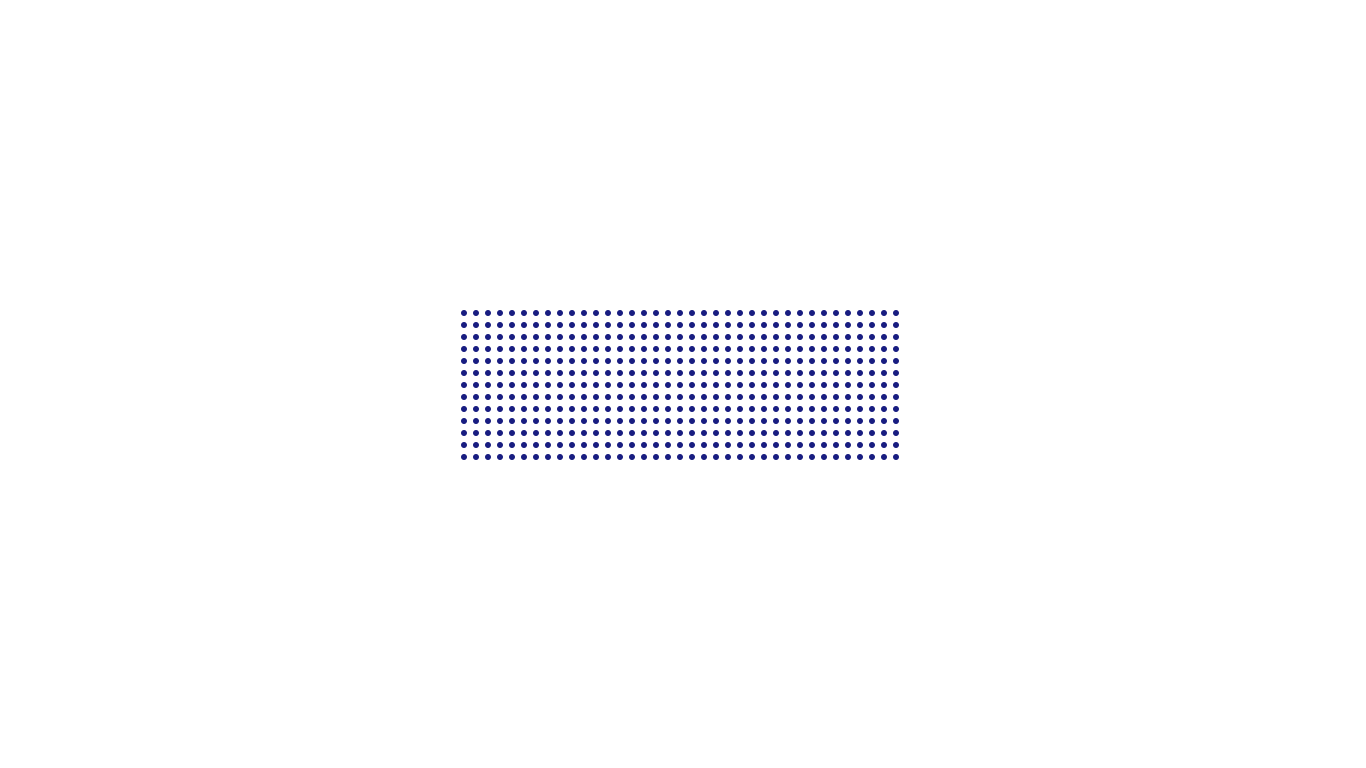
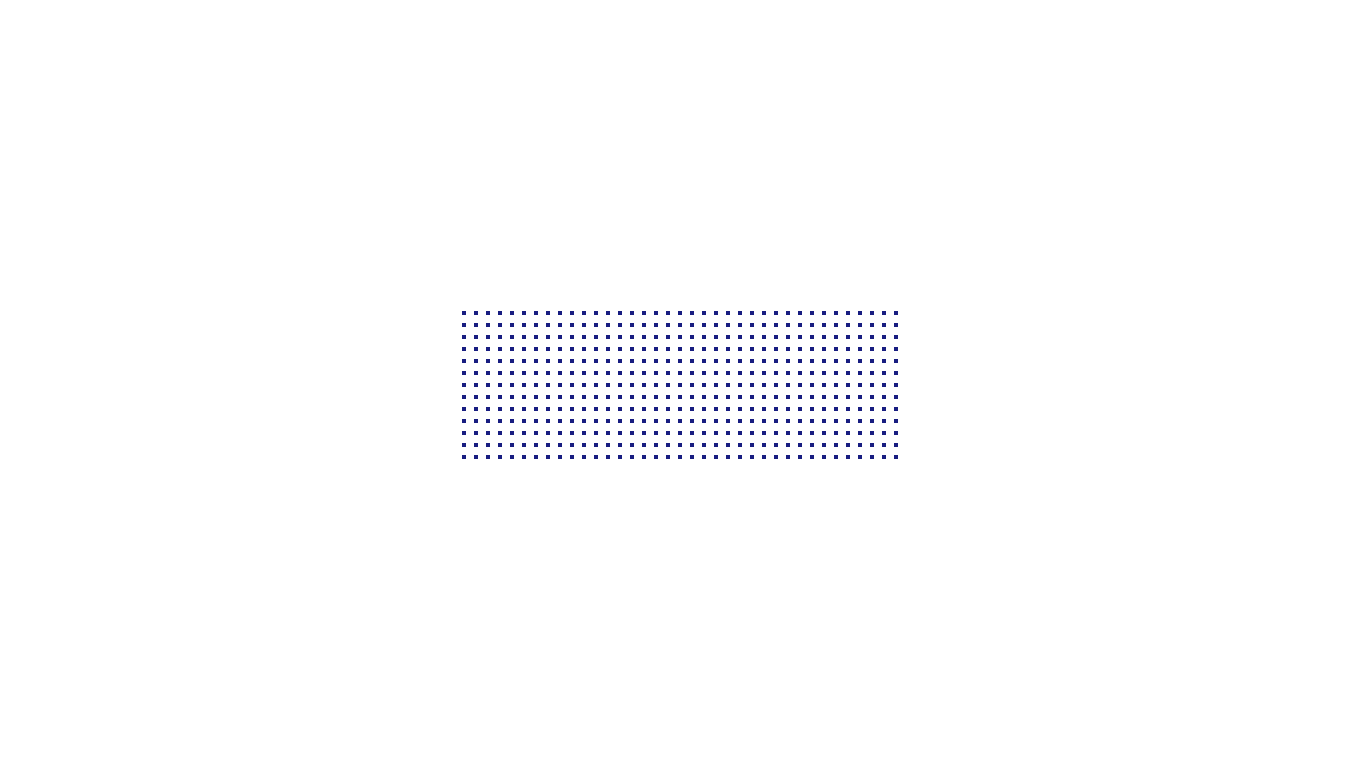
Before/after of a 1366 x 768 layered artwork. What changed in the layer stack:
painted on "Patern background" over [462, 311, 898, 459]
